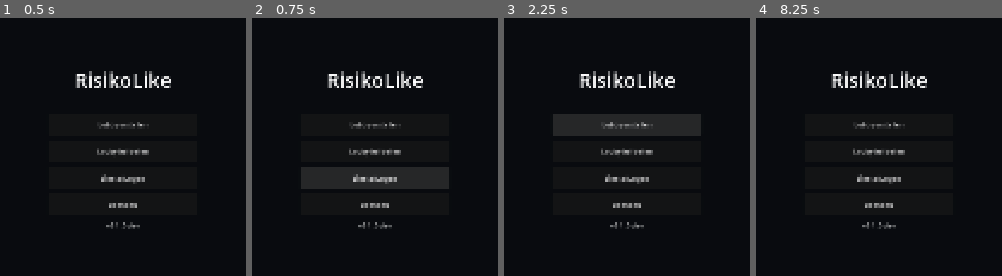
Above: before the commit, frames 1-4 (left to right).
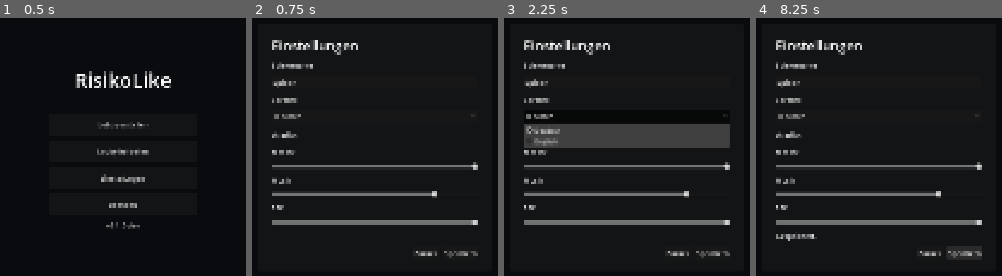
Above: after the commit, the same moments.

Repository: KevinRabbe/RisikoLike
Game: Godot game, scene res://scenes/boot/Boot.tscn
The game is run twice, just before and just after one commit, with the same random seed, the same clock (stepped at 60 frames per second) and the same inputs.
Inputs (mouse positions are in pixels of both pictures, inside the frame that each line leads up to):
- Up to frame 1 (0.5 s): no input
- Up to frame 2 (0.75 s): click "Einstellungen" at 0.5 s
- Up to frame 3 (2.25 s): click (627, 123) at 1.25 s, where only the run before the commit has a clickable "Lobby erstellen"; click (627, 116) at 2 s, where only the run after the commit has a clickable "Deutsch"
- Up to frame 4 (8.25 s): click (879, 152) at 2.75 s, where only the run before the commit has a clickable "Lobby beitreten"; click (930, 252) at 3.5 s, where only the run after the commit has a clickable "Zurück"; click "Lobby erstellen" at 4.25 s; click "Lobby beitreten" at 5 s; click "Lobby erstellen" at 5.75 s; click "Lobby beitreten" at 6.5 s; click "Einstellungen" at 7.25 s; click (965, 252) at 8 s, where only the run after the commit has a clickable "Speichern"

Frame 1 is identical in both runs. In frame 2, 9.1% of the frame differs, in the area x 8-92%, y 8-94%; in frame 3, 18%; in frame 4, 9.9%.

Commit message:
feat: wire settings navigation

Diff:
--- a/scripts/presentation/main_menu.gd
+++ b/scripts/presentation/main_menu.gd
@@ -12,7 +12,7 @@
 	print("[APP] Join Lobby not implemented yet")
 
 func _on_settings_pressed() -> void:
-	print("[APP] Settings screen not implemented yet")
+	SceneRouter.go_to_settings()
 
 func _on_exit_pressed() -> void:
 	get_tree().quit()
